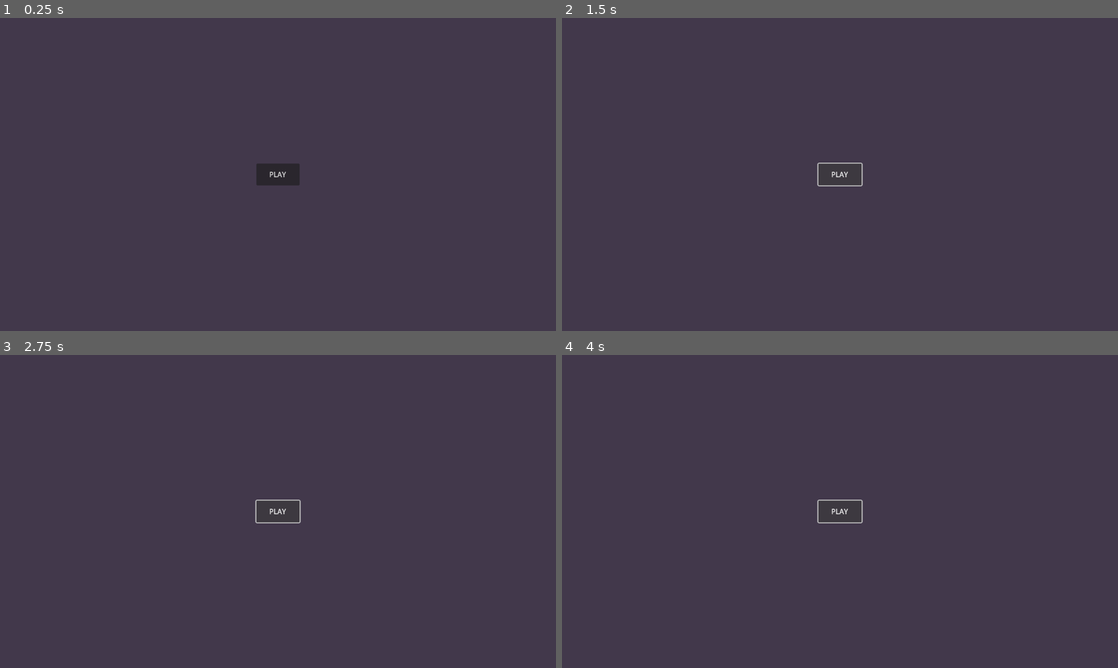
Above: before the commit, frames 1-4 (two rows, left to right).
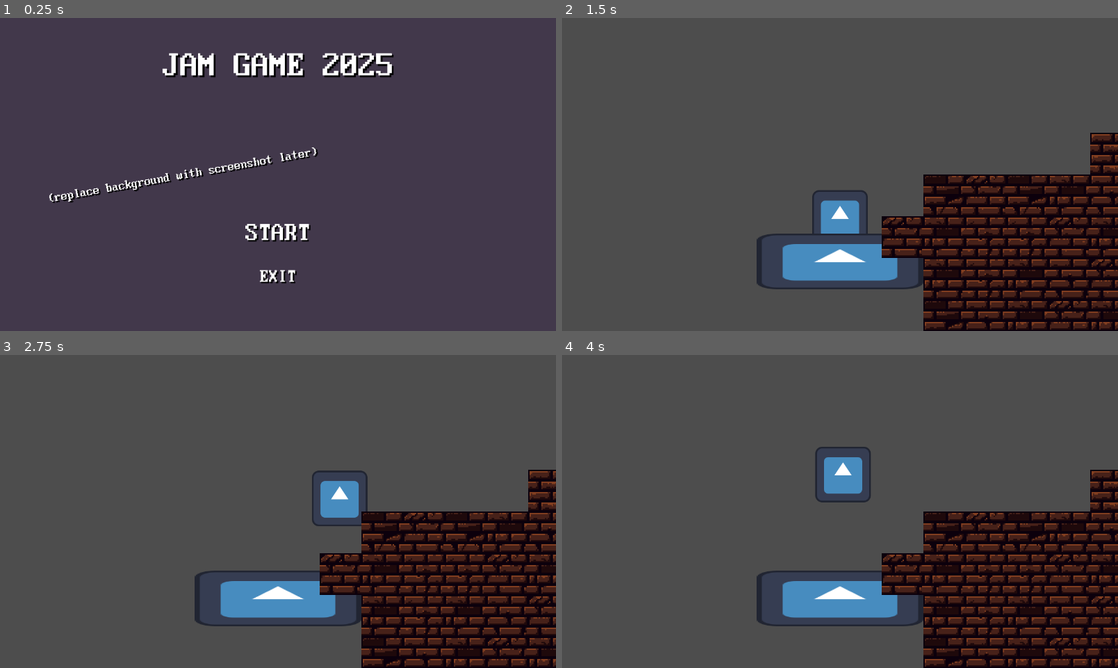
Above: after the commit, the same moments.

Repository: greatbrick0/GdFallJam2025
Game: Godot game, scene res://Scenes/main_menu.tscn
Same seed, same stepped clock (60 frames per second), same inputs: the game is played once before the commit and once after it. The engine's default icon, where the game draws it, is replaced by a stand-in: a white triangle on a blue panel in a dark square.
Inputs (mouse positions are in pixels of both pictures, inside the frame that each line leads up to):
- Up to frame 1 (0.25 s): no input
- Up to frame 2 (1.5 s): click "PLAY" (after the commit: "START") at 0.5 s; click (840, 174) at 1.25 s, where only the run before the commit has a clickable "PLAY"
- Up to frame 3 (2.75 s): tap Enter at 2 s; hold D (moveright) from 2.03 s (still down); tap Space (jump) at 2.27 s
- Up to frame 4 (4 s): tap Space (jump) at 3.02, 3.5 s; release D (moveright) at 3.53 s; hold A (moveleft) from 3.53 s (still down)

The runs differ from the first frame. In frame 1, 3.9% of the frame differs, in the area x 8-71%, y 11-85%; in frame 2, 23%; in frame 3, 23%, in the area x 35-100%, y 36-100%; in frame 4, 23%.

Commit message:
Main Menu Redone

Diff:
--- a/gdfalljam/Scenes/main_menu.tscn
+++ b/gdfalljam/Scenes/main_menu.tscn
@@ -1,11 +1,46 @@
-[gd_scene format=3 uid="uid://hhfpsx1l1wxf"]
+[gd_scene load_steps=7 format=3 uid="uid://hhfpsx1l1wxf"]
+
+[ext_resource type="FontFile" uid="uid://byd1mg16qsm8y" path="res://Fonts/ModernDOS8x16.ttf" id="1_28flt"]
+[ext_resource type="Script" uid="uid://lojkkhbb252j" path="res://Scenes/menu_control.gd" id="1_48xlc"]
+
+[sub_resource type="StyleBoxFlat" id="StyleBoxFlat_1ehe0"]
+bg_color = Color(0, 0, 0, 0)
+border_color = Color(0, 0, 0, 0)
+corner_radius_top_left = 12
+corner_radius_top_right = 12
+corner_radius_bottom_right = 12
+corner_radius_bottom_left = 12
+
+[sub_resource type="StyleBoxFlat" id="StyleBoxFlat_erv1k"]
+bg_color = Color(1, 1, 1, 0.235294)
+border_color = Color(0, 0, 0, 0)
+corner_radius_top_left = 12
+corner_radius_top_right = 12
+corner_radius_bottom_right = 12
+corner_radius_bottom_left = 12
+
+[sub_resource type="StyleBoxFlat" id="StyleBoxFlat_28flt"]
+bg_color = Color(1, 1, 1, 0.352941)
+border_color = Color(0, 0, 0, 0)
+corner_radius_top_left = 12
+corner_radius_top_right = 12
+corner_radius_bottom_right = 12
+corner_radius_bottom_left = 12
+
+[sub_resource type="StyleBoxFlat" id="StyleBoxFlat_48xlc"]
+bg_color = Color(0, 0, 0, 0)
+border_color = Color(0, 0, 0, 0)
+corner_radius_top_left = 12
+corner_radius_top_right = 12
+corner_radius_bottom_right = 12
+corner_radius_bottom_left = 12
 
 [node name="MainMenu" type="Node2D"]
 
 [node name="Camera2D" type="Camera2D" parent="."]
 position = Vector2(640, 360)
 
-[node name="Control" type="Control" parent="."]
+[node name="MenuControl" type="Control" parent="."]
 layout_mode = 3
 anchors_preset = 15
 anchor_right = 1.0
@@ -16,8 +51,9 @@
 grow_vertical = 2
 size_flags_horizontal = 3
 size_flags_vertical = 3
+script = ExtResource("1_48xlc")
 
-[node name="BackgroundPlate" type="ColorRect" parent="Control"]
+[node name="BackgroundPlate" type="ColorRect" parent="MenuControl"]
 layout_mode = 1
 anchors_preset = 15
 anchor_right = 1.0
@@ -26,17 +62,128 @@
 grow_vertical = 2
 color = Color(0.258064, 0.219727, 0.292969, 1)
 
-[node name="PlayButton" type="Button" parent="Control"]
+[node name="Title" type="Label" parent="MenuControl"]
+layout_mode = 1
+anchors_preset = 5
+anchor_left = 0.5
+anchor_right = 0.5
+offset_left = -303.5
+offset_top = 58.0
+offset_right = 303.5
+offset_bottom = 165.0
+grow_horizontal = 2
+theme_override_colors/font_shadow_color = Color(0, 0, 0, 1)
+theme_override_constants/shadow_offset_x = 4
+theme_override_constants/shadow_offset_y = 4
+theme_override_fonts/font = ExtResource("1_28flt")
+theme_override_font_sizes/font_size = 82
+text = "JAM GAME 2025"
+horizontal_alignment = 1
+vertical_alignment = 1
+
+[node name="tempText" type="Label" parent="MenuControl"]
 layout_mode = 1
 anchors_preset = 8
 anchor_left = 0.5
 anchor_top = 0.5
 anchor_right = 0.5
 anchor_bottom = 0.5
-offset_left = -50.0
-offset_top = -25.0
-offset_right = 50.0
-offset_bottom = 25.0
+offset_left = -527.0
+offset_top = 3.99997
+offset_right = 80.0
+offset_bottom = 111.0
 grow_horizontal = 2
 grow_vertical = 2
-text = "PLAY"
+rotation = -0.174533
+theme_override_colors/font_shadow_color = Color(0, 0, 0, 1)
+theme_override_constants/shadow_offset_x = 3
+theme_override_constants/shadow_offset_y = 3
+theme_override_fonts/font = ExtResource("1_28flt")
+theme_override_font_sizes/font_size = 30
+text = "(replace background with screenshot later)"
+horizontal_alignment = 1
+vertical_alignment = 1
+
+[node name="ButtonContainer" type="VBoxContainer" parent="MenuControl"]
+layout_mode = 1
+anchors_preset = 8
+anchor_left = 0.5
+anchor_top = 0.5
+anchor_right = 0.5
+anchor_bottom = 0.5
+offset_left = -147.0
+offset_top = 104.0
+offset_right = 147.0
+offset_bottom = 257.0
+grow_horizontal = 2
+grow_vertical = 2
+theme_override_constants/separation = 30
+
+[node name="PlayButton" type="Button" parent="MenuControl/ButtonContainer"]
+layout_mode = 2
+theme_override_fonts/font = ExtResource("1_28flt")
+theme_override_font_sizes/font_size = 80
+theme_override_styles/focus = SubResource("StyleBoxFlat_1ehe0")
+theme_override_styles/hover = SubResource("StyleBoxFlat_erv1k")
+theme_override_styles/pressed = SubResource("StyleBoxFlat_28flt")
+theme_override_styles/normal = SubResource("StyleBoxFlat_48xlc")
+text = "
+"
+
+[node name="Label" type="Label" parent="MenuControl/ButtonContainer/PlayButton"]
+layout_mode = 1
+anchors_preset = 8
+anchor_left = 0.5
+anchor_top = 0.5
+anchor_right = 0.5
+anchor_bottom = 0.5
+offset_left = -130.5
+offset_top = -35.0
+offset_right = 130.5
+offset_bottom = 35.0
+grow_horizontal = 2
+grow_vertical = 2
+theme_override_colors/font_shadow_color = Color(0, 0, 0, 1)
+theme_override_constants/shadow_offset_x = 3
+theme_override_constants/shadow_offset_y = 3
+theme_override_fonts/font = ExtResource("1_28flt")
+theme_override_font_sizes/font_size = 60
+text = "START"
+horizontal_alignment = 1
+vertical_alignment = 1
+
+[node name="ExitButton" type="Button" parent="MenuControl/ButtonContainer"]
+layout_mode = 2
+theme_override_fonts/font = ExtResource("1_28flt")
+theme_override_font_sizes/font_size = 60
+theme_override_styles/focus = SubResource("StyleBoxFlat_1ehe0")
+theme_override_styles/hover = SubResource("StyleBoxFlat_erv1k")
+theme_override_styles/pressed = SubResource("StyleBoxFlat_28flt")
+theme_override_styles/normal = SubResource("StyleBoxFlat_48xlc")
+text = "
+"
+
+[node name="Label" type="Label" parent="MenuControl/ButtonContainer/ExitButton"]
+layout_mode = 1
+anchors_preset = 8
+anchor_left = 0.5
+anchor_top = 0.5
+anchor_right = 0.5
+anchor_bottom = 0.5
+offset_left = -127.0
+offset_top = -32.5
+offset_right = 127.0
+offset_bottom = 32.5
+grow_horizontal = 2
+grow_vertical = 2
+theme_override_colors/font_shadow_color = Color(0, 0, 0, 1)
+theme_override_constants/shadow_offset_x = 3
+theme_override_constants/shadow_offset_y = 3
+theme_override_fonts/font = ExtResource("1_28flt")
+theme_override_font_sizes/font_size = 42
+text = "EXIT"
+horizontal_alignment = 1
+vertical_alignment = 1
+
+[connection signal="pressed" from="MenuControl/ButtonContainer/PlayButton" to="MenuControl" method="_on_play_button_pressed"]
+[connection signal="pressed" from="MenuControl/ButtonContainer/ExitButton" to="MenuControl" method="_on_exit_button_pressed"]
--- /dev/null
+++ b/gdfalljam/Scenes/menu_control.gd
@@ -0,0 +1,9 @@
+extends Control
+
+
+func _on_play_button_pressed() -> void:
+	get_tree().change_scene_to_file("res://Scenes/test_level_1.tscn")
+
+
+func _on_exit_button_pressed() -> void:
+	get_tree().quit()
Binary file added: gdfalljam/Fonts/Alkhemikal.ttf
Not shown, added: gdfalljam/Fonts/Alkhemikal.ttf.import
Binary file added: gdfalljam/Fonts/ModernDOS8x16.ttf
Not shown, added: gdfalljam/Fonts/ModernDOS8x16.ttf.import
Binary file added: gdfalljam/Fonts/OwreKynge.ttf
Not shown, added: gdfalljam/Fonts/OwreKynge.ttf.import
Not shown, added: gdfalljam/Fonts/RootBeer.ttf.import
Not shown, added: gdfalljam/Scenes/menu_control.gd.uid
